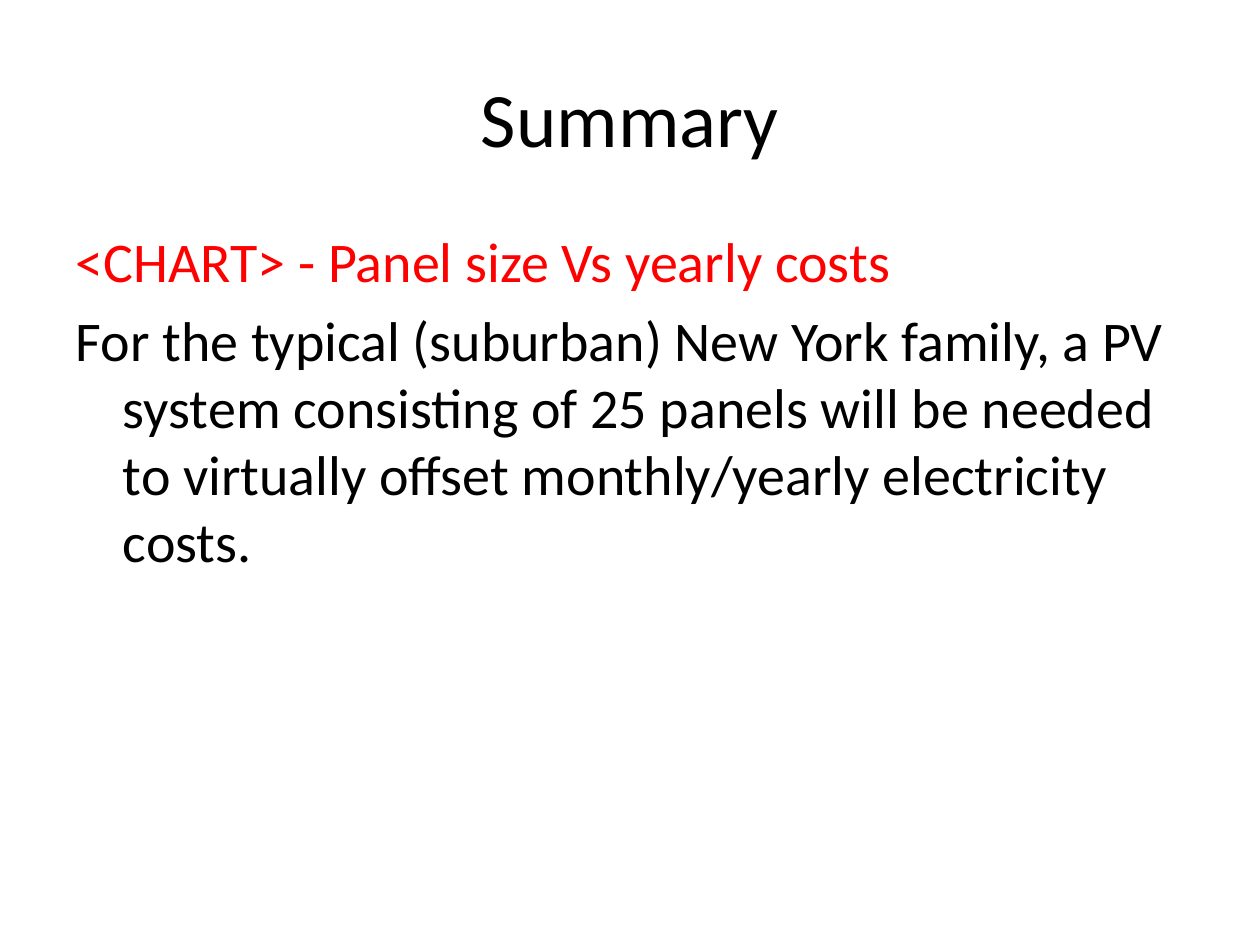
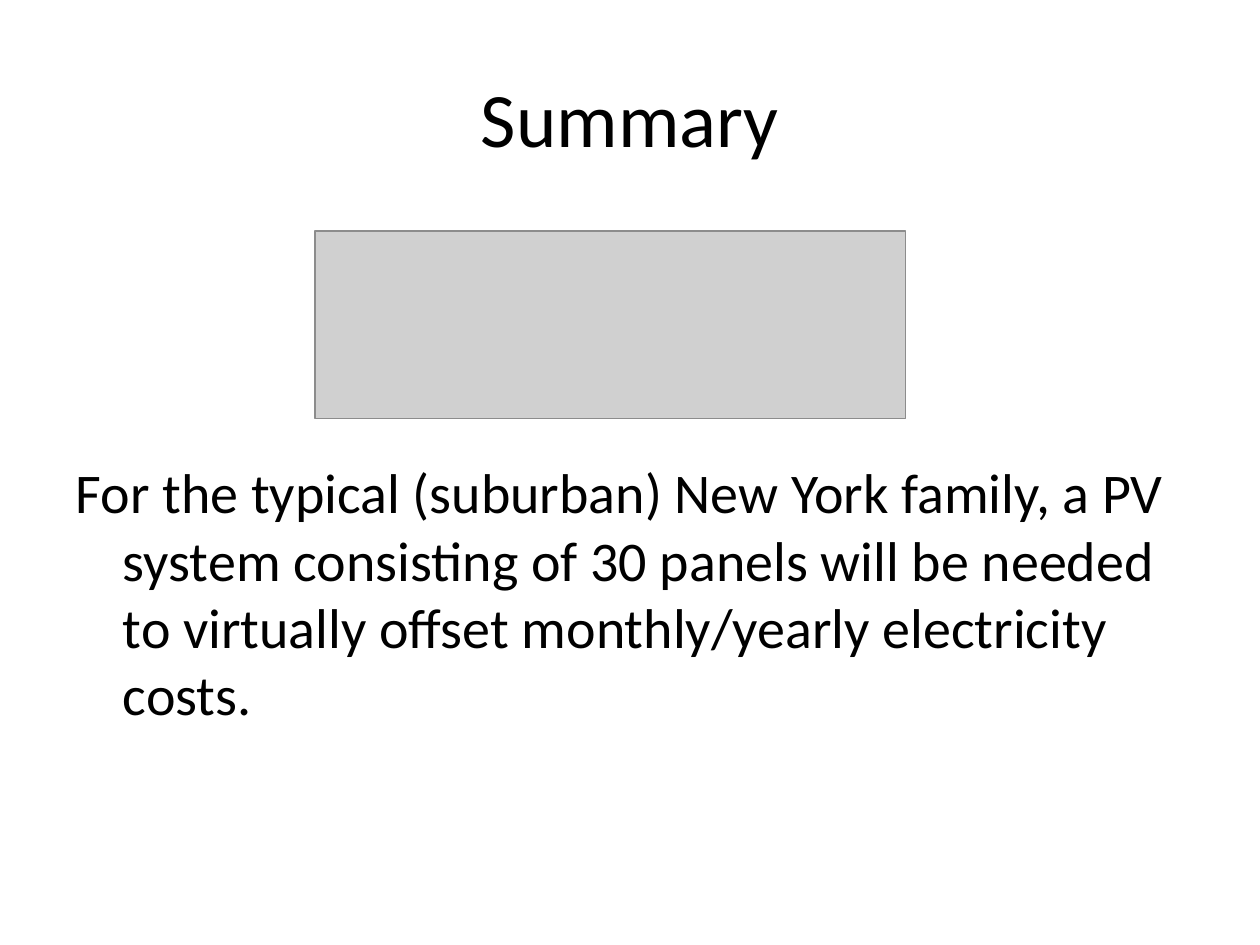
Before and after one commit to Nguyver/DATA621, a slide deck: slide 10 of DATA604_Final/DATA604_Final_Presentation.pptx. Drawn at 1260x945 pixels with LibreOffice and Linux fonts; fonts in the diff are those of the drawing; grey boxes stand for pictures; background and template pictures are left out. Boxes give left, top, right and bottom in pixels: in the first picture for what was removed or moved away, otherwise in the second. Text is boxed around its words. In the diff, an @@ line names an element or a change of style, - is before the commit and + after.

Commit message:
added chart to summary

```diff
--- a/DATA604_Final/DATA604_Final_Presentation.pptx
+++ b/DATA604_Final/DATA604_Final_Presentation.pptx
@@ picture added at bbox=[315, 231, 906, 418] @@
@@ text at bbox=[76, 472, 1162, 716]: text changed @@
-<CHART> - Panel size Vs yearly costs
-For the typical (suburban) New York family, a PV system consisting of 25 panels will be needed to virtually offset monthly/yearly electricity costs.
+For the typical (suburban) New York family, a PV system consisting of 30 panels will be needed to virtually offset monthly/yearly electricity costs.
```
